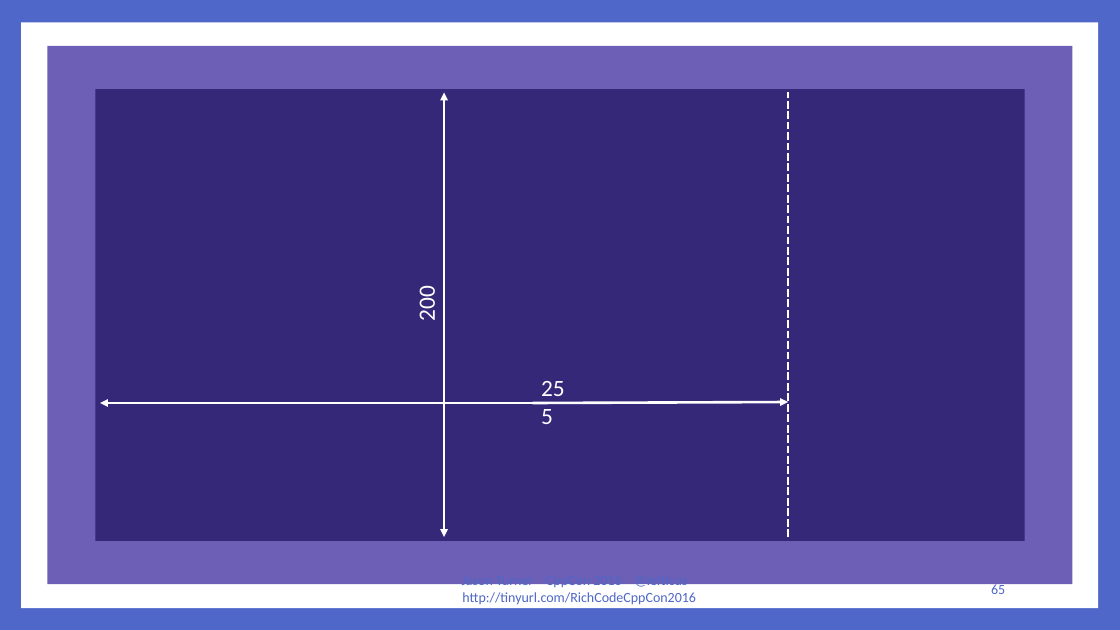
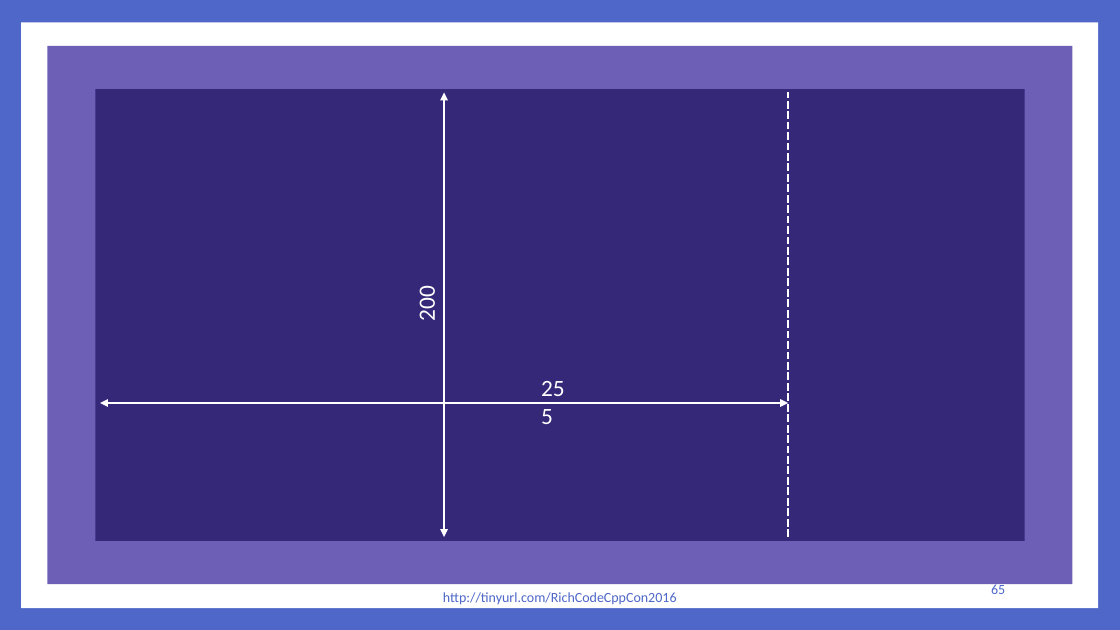
Before and after one commit to lefticus/presentations, a slide deck: slide 65 of RichCodeForTinyMachines/Rich Code For Tiny Computers.pptx. Drawn at 1120x630 pixels with LibreOffice and Linux fonts; fonts in the diff are those of the drawing. Boxes give left, top, right and bottom in pixels: in the first picture for what was removed or moved away, otherwise in the second. Text is boxed around its words. In the diff, an @@ line names an element or a change of style, - is before the commit and + after.

```diff
--- a/RichCodeForTinyMachines/Rich Code For Tiny Computers.pptx
+++ b/RichCodeForTinyMachines/Rich Code For Tiny Computers.pptx
@@ arrow moved from (533, 403) - (100, 403) to (788, 403) - (100, 403) @@
@@ arrow (788, 403) - (100, 403): arrow to double arrow @@
@@ arrow removed from (533, 403) to (788, 402) @@
@@ text at [443,592,677,605]: text changed @@
-Jason Turner CppCon 2016 @lefticus http://tinyurl.com/RichCodeCppCon2016
+http://tinyurl.com/RichCodeCppCon2016
```
Also in this commit, not shown: 64 other slides changed, 4 slides added, 4 slides removed.
